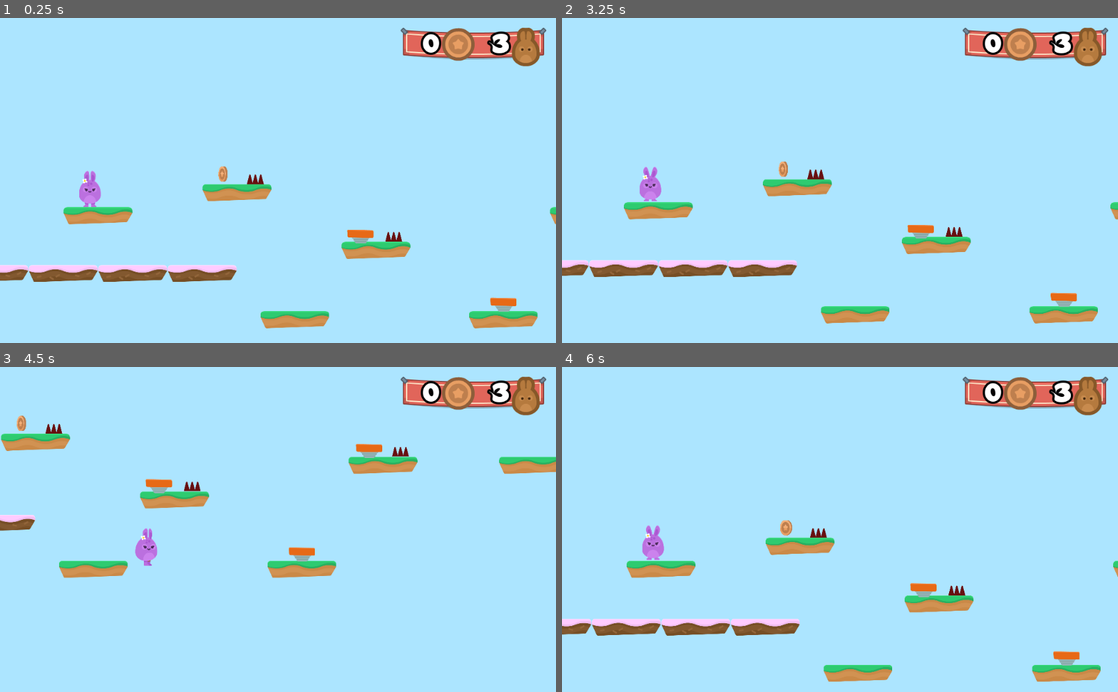
Above: before the commit, frames 1-4 (two rows, left to right).
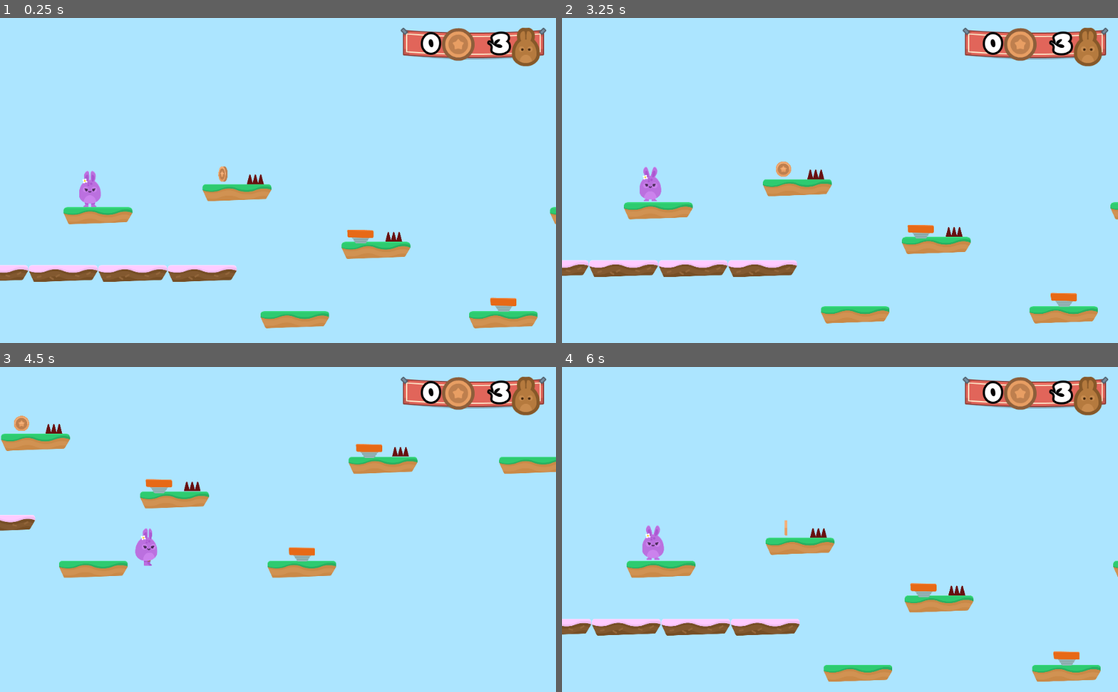
Above: after the commit, the same moments.

Repository: Vitor-Bukovitz/Hoppy-Days
Game: Godot game, scene res://Levels/Level1.tscn
Two runs of this game, one before a commit and one after it. Both use one fixed random seed, a clock stepped at 60 frames per second and the inputs below.
Inputs (mouse positions are in pixels of both pictures, inside the frame that each line leads up to):
- Up to frame 1 (0.25 s): no input
- Up to frame 2 (3.25 s): hold D (right) 0.53-2.03 s; tap W (jump) at 0.77, 1.52 s; hold A (left) 2.03-2.75 s; click (739, 226) at 2.75 s
- Up to frame 3 (4.5 s): hold D (right) from 3.53 s (still down); tap W (jump) at 3.77 s
- Up to frame 4 (6 s): tap W (jump) at 4.52, 5.27 s; release D (right) at 5.03 s; hold A (left) 5.03-5.75 s; click (739, 575) at 5.75 s

The runs differ from the first frame. In frame 2, less than 0.1% of the frame differs, in the area x 38-42%, y 44-49%; in frame 3, less than 0.1%; in frame 4, less than 0.1%, in the area x 39-42%, y 47-52%.

Commit message:
Bug Fixing is_on_floor()

Diff:
--- a/Items/Coin.tscn
+++ b/Items/Coin.tscn
@@ -54,6 +54,7 @@
 [node name="AnimatedSprite" type="AnimatedSprite" parent="."]
 frames = SubResource( 1 )
 animation = "spin"
+frame = 2
 playing = true
 
 [node name="Area2D" type="Area2D" parent="."]
@@ -65,6 +66,7 @@
 
 [node name="AudioStreamPlayer" type="AudioStreamPlayer" parent="."]
 stream = ExtResource( 5 )
+volume_db = -15.0
 
 [node name="AnimationPlayer" type="AnimationPlayer" parent="."]
 anims/die = SubResource( 3 )
--- a/Player/Player.gd
+++ b/Player/Player.gd
@@ -23,7 +23,7 @@
 func apply_gravity():
 	if position.y > WORLD_LIMIT:
 		get_tree().call_group("Gamestate", "end_game")
-	if is_on_floor():
+	if is_on_floor() and motion.y > 0:
 		motion.y = 0
 	elif is_on_ceiling():
 		motion.y = 1
@@ -53,7 +53,7 @@
 func hurt():
 	position.y -= 1
 	yield(get_tree(), "idle_frame")
-	motion.y -= JUMP_SPEED
+	motion.y = -JUMP_SPEED
 	$PainSFX.play()
 
 
@@ -61,4 +61,4 @@
 func boost():
 	position.y -= 1
 	yield(get_tree(), "idle_frame")
-	motion.y -= JUMP_SPEED * BOOST_MULTIPLIER
+	motion.y = -JUMP_SPEED * BOOST_MULTIPLIER
